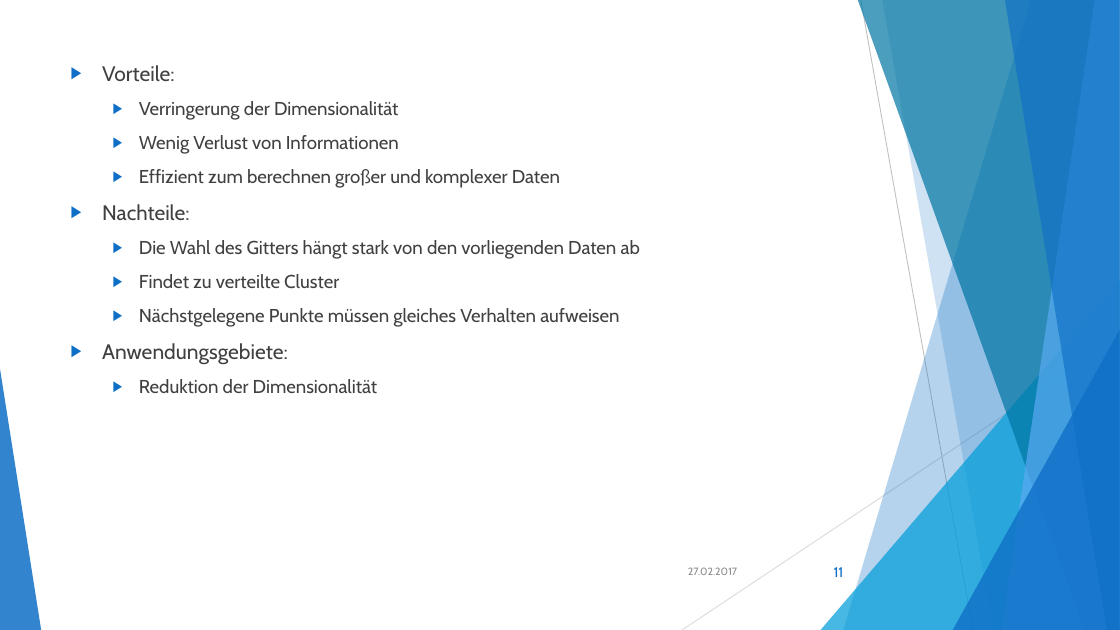
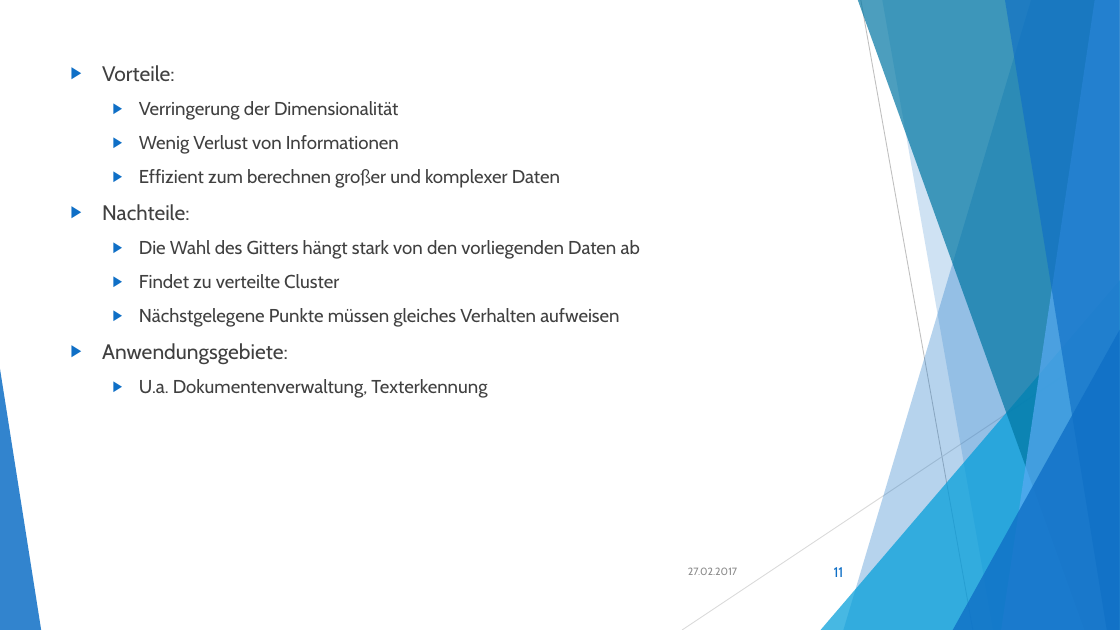
Before and after one commit to akio4800/fh, a slide deck: slide 11 of Klassifikation und Clustering3.pptx. Drawn at 1120x630 pixels with LibreOffice and Linux fonts; fonts in the diff are those of the drawing. Boxes give left, top, right and bottom in pixels: in the first picture for what was removed or moved away, otherwise in the second. Text is boxed around its words. In the diff, an @@ line names an element or a change of style, - is before the commit and + after.

```diff
--- a/Klassifikation und Clustering3.pptx
+++ b/Klassifikation und Clustering3.pptx
@@ text at [139,379,487,398]: text changed @@
-  ▶ Reduktion der Dimensionalität
+  ▶ U.a. Dokumentenverwaltung, Texterkennung
```
Also in this commit, not shown: 3 other slides changed, 2 other files.
